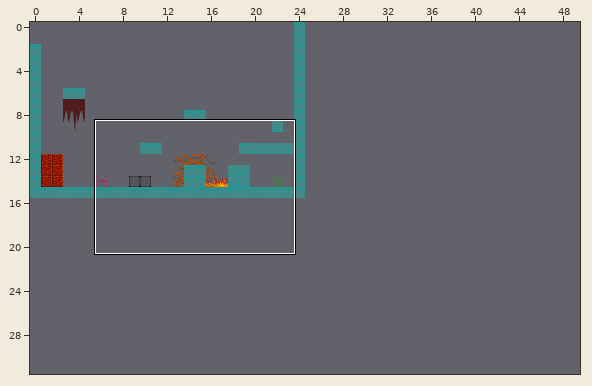
Level history. Tiled map (JSON): levels/template.json. The picture above shows the old version from afar; the outline marks the close-up.
Close-up. The starting point:
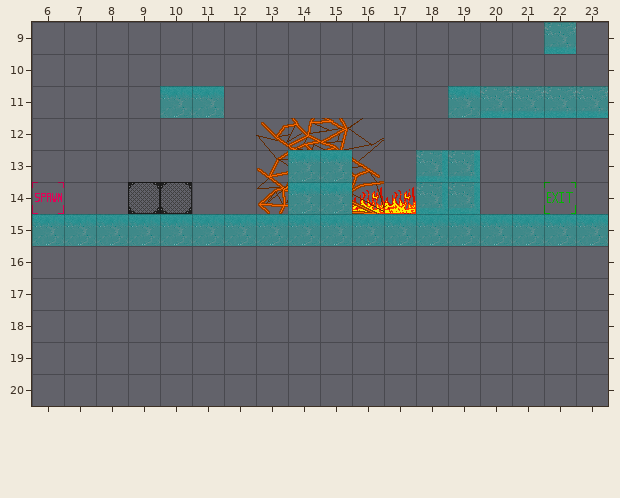
Cells are 32x32 px. Shown: x 6..23, y 9..20. The commit also changed other parts of the map, which this record leaves out. The old version is drawn lined up with the new one.
After the commit:
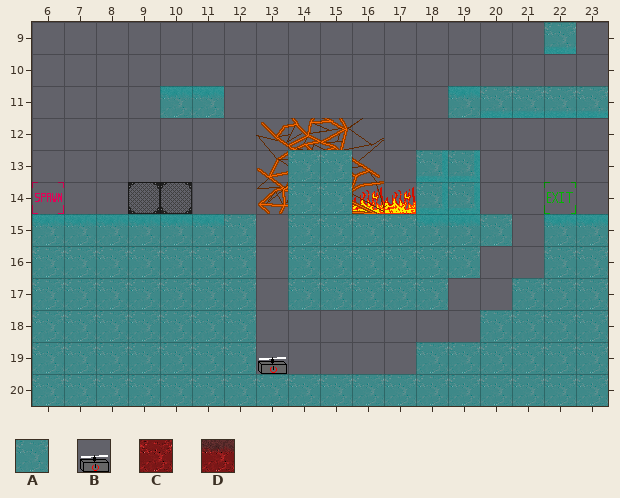
Key: from "collision": A 1; from "entities": B 5; from "foreground": C 0, D 1.
_ is an empty cell, . an unchanged one.
See-through tiles are keyed as they look on the map.
Diff:
map size 25x16 -> 50x32 cells
--- layer "entities"
@@ x 13..13 @@
-19 _
+19 B
--- layer "foreground"
@@ x 6..23 @@
-13 ........DD........
-14 ........DD........
-15 ......DDDDDD..DD..
-16 _______.______..__
-17 _______._____..___
-18 _______.......____
-19 _______.....______
-20 __________________
+13 ........CC........
+14 ........CC........
+15 ......C_CCCC..C_..
+16 CCCCCCC.CCCCCC..CC
+17 CCCCCCC.CCCCC..CCC
+18 CCCCCCC.......CCCC
+19 CCCCCCC.....CCCCCC
+20 CCCCCCCCCCCCCCCCCC
--- layer "collision"
@@ x 6..23 @@
-15 .......A.......A..
-16 _______.______..__
-17 _______._____..___
-18 _______.......____
-19 _______.....______
-20 __________________
+15 ......._......._..
+16 AAAAAAA.AAAAAA..AA
+17 AAAAAAA.AAAAA..AAA
+18 AAAAAAA.......AAAA
+19 AAAAAAA.....AAAAAA
+20 AAAAAAAAAAAAAAAAAA
Pixel boxes of the changes (left, top, right, bottom) in both close-ups:
changed: (32, 150, 608, 406)
